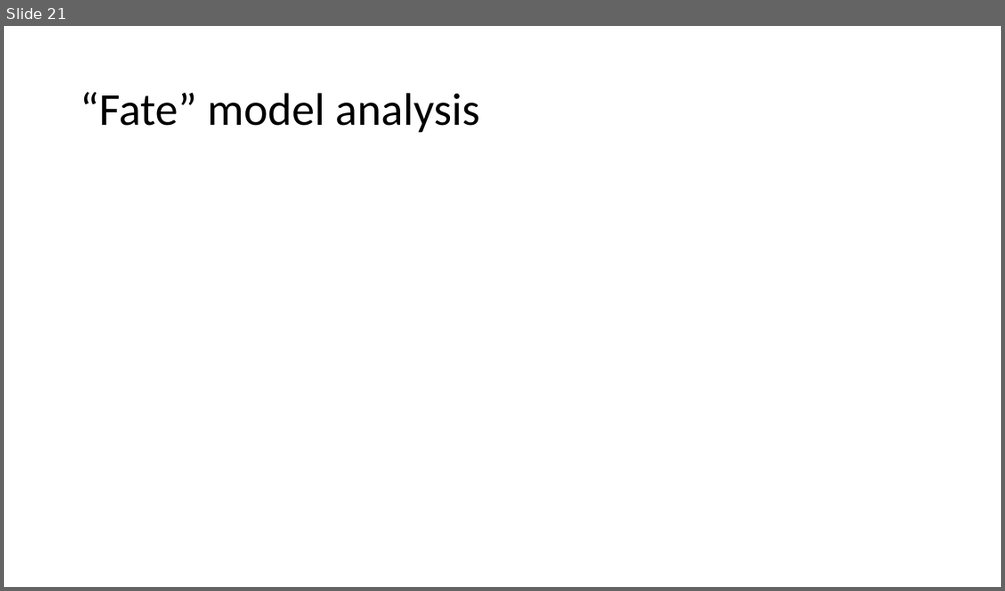
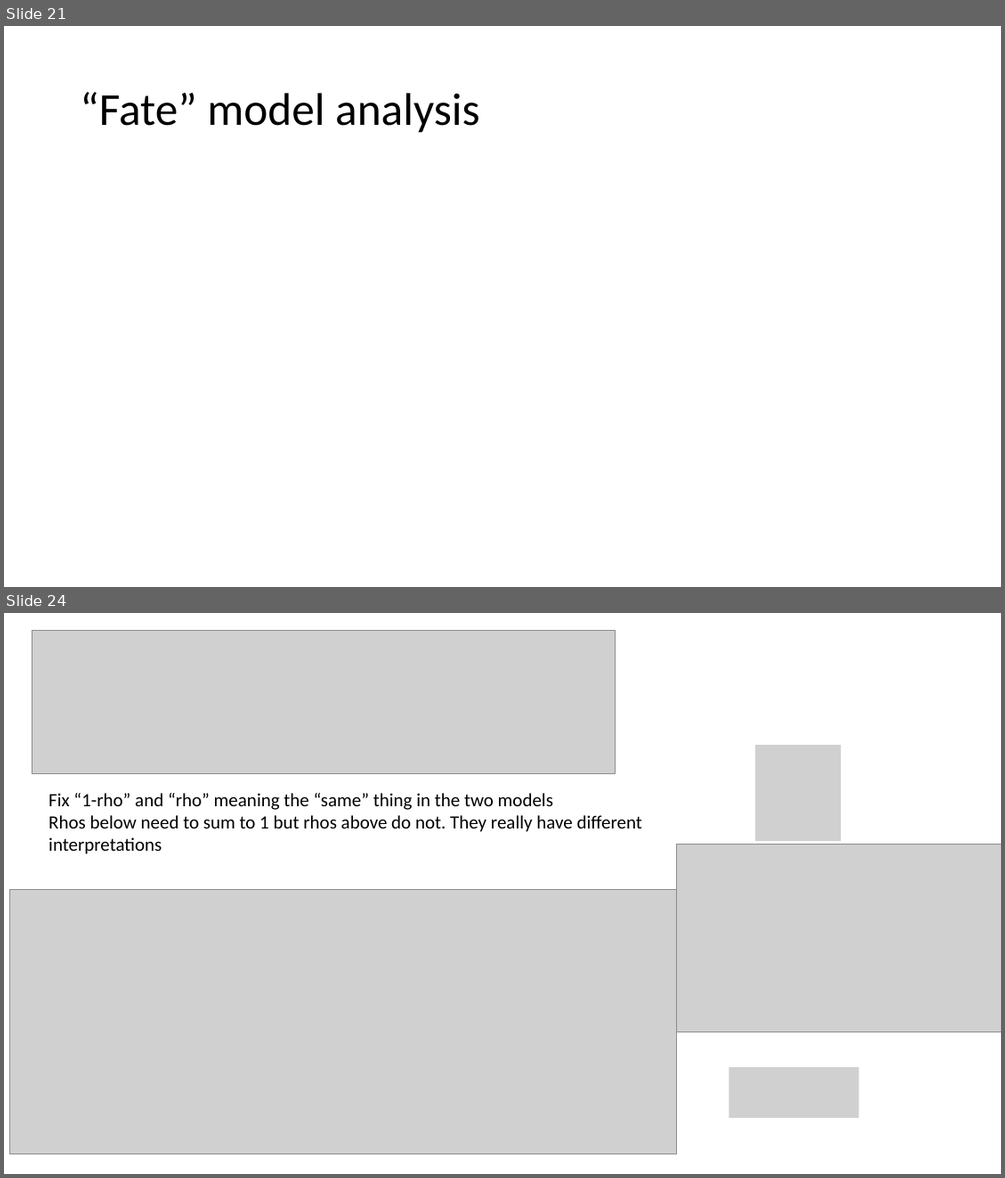
Before and after one commit to kydahl/MBF_models, a slide deck: presentations/Multiple blood feeding case studies.pptx. Shown one above the other, each under a label of ours: slide 21 before the commit, slides 21 and 24 after it; the slides between them are not shown. The pictures are 1005x591 and 1005x1178 pixels, drawn with LibreOffice and Linux fonts; fonts in the diff are those of the drawing; grey boxes stand for pictures. Boxes give left, top, right and bottom in pixels: in the first picture for what was removed or moved away, otherwise in the second. Text is boxed around its words. In the diff, an @@ line names an element or a change of style, - is before the commit and + after.

```diff
--- a/presentations/Multiple blood feeding case studies.pptx
+++ b/presentations/Multiple blood feeding case studies.pptx
@@ slide 24 added at (4,613,1001,1174), background #FFFFFF @@
@@ picture added at (32,630,615,774) @@
@@ picture added at (755,745,841,841) @@
@@ text added at (48,793,642,854), 18 pt, text #000000 @@
+Fix “1-rho” and “rho” meaning the “same” thing in the two models
+Rhos below need to sum to 1 but rhos above do not. They really have different interpretations
@@ picture added at (676,844,1001,1032) @@
@@ picture added at (10,890,676,1153) @@
@@ picture added at (728,1067,858,1118) @@
```
Also in this commit, not shown: 2 slides changed, 7 other slides added, 5 other files.
